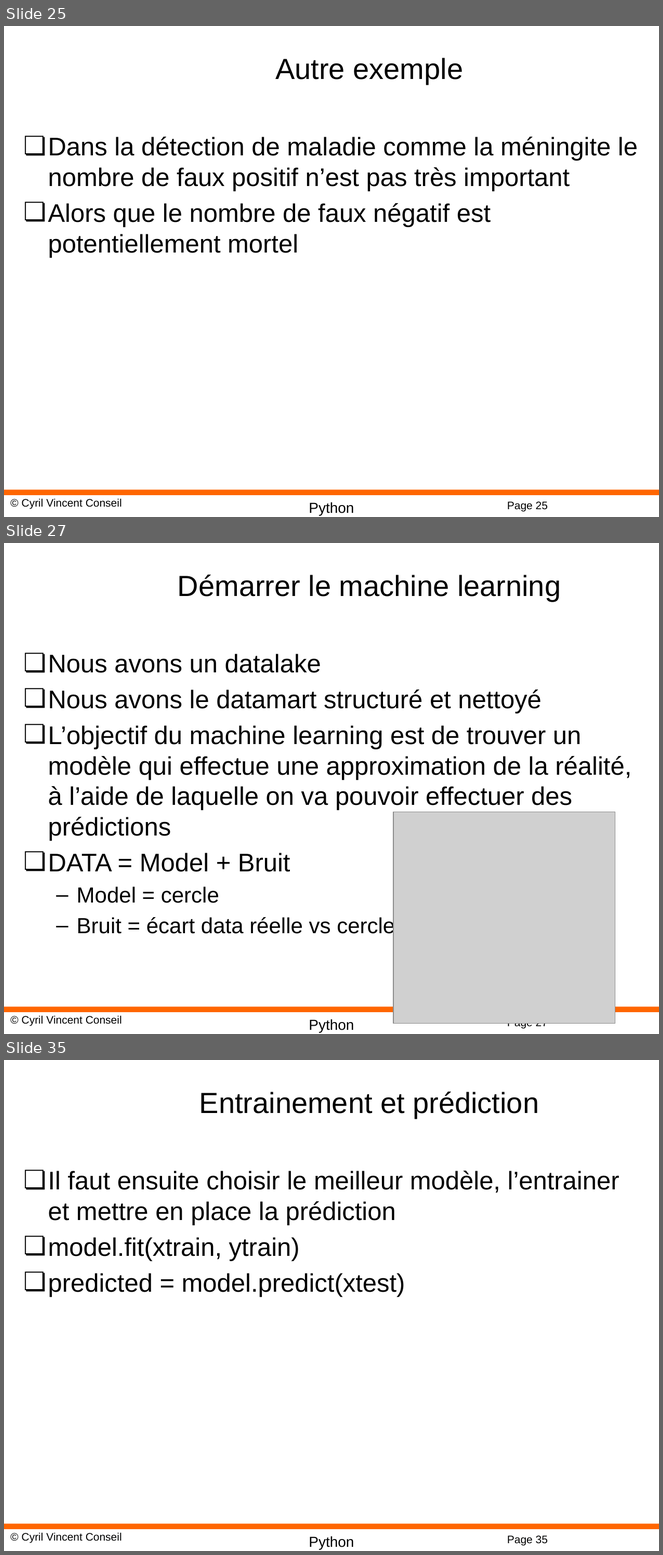
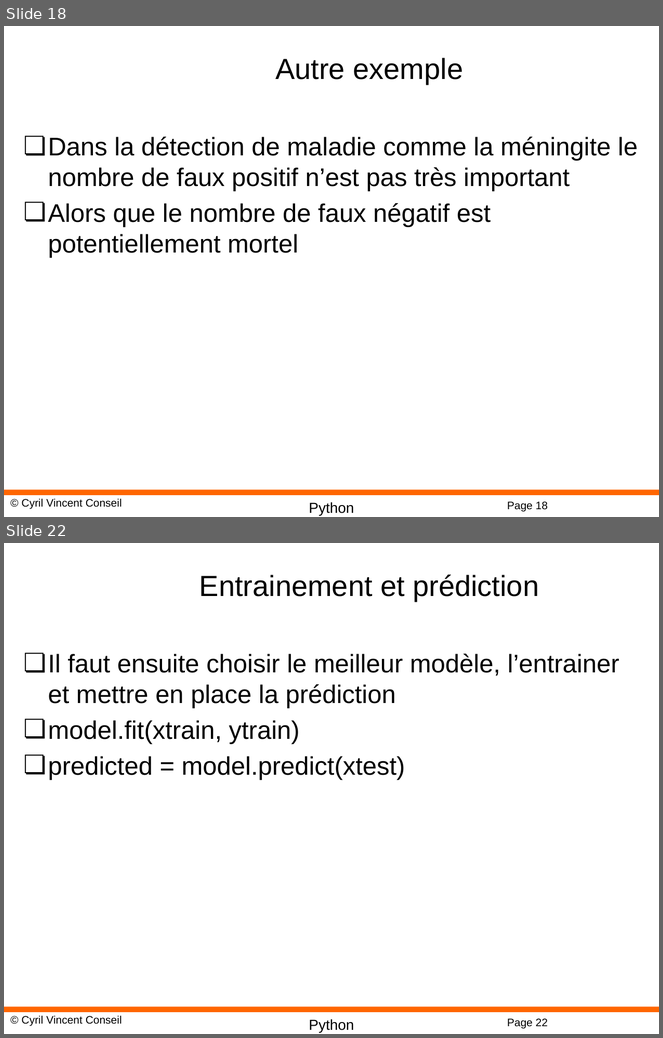
Before and after one commit to cyrilvincent/math, a slide deck: ppt/PythonMath12-ScikitLearn.pptx. Shown one above the other, each under a label of ours: slides 25, 27 and 35 before the commit, slides 18 and 22 after it; the slides between them are not shown. The pictures are 663x1555 and 663x1038 pixels, drawn with LibreOffice and Linux fonts; fonts in the diff are those of the drawing; grey boxes stand for pictures; background and template pictures are left out. Boxes give left, top, right and bottom in pixels: in the first picture for what was removed or moved away, otherwise in the second. Text is boxed around its words. In the diff, an @@ line names an element or a change of style, - is before the commit and + after.

```diff
--- a/ppt/PythonMath12-ScikitLearn.pptx
+++ b/ppt/PythonMath12-ScikitLearn.pptx
@@ slide 27 removed at bbox=[4, 543, 659, 1034], background #FFFFFF; not listed: 4 template elements that a slide beside it also shows @@
@@ title removed at bbox=[178, 574, 561, 602] @@
-Démarrer le machine learning
@@ text removed at bbox=[48, 654, 632, 938] @@
-❏ Nous avons un datalake
-❏ Nous avons le datamart structuré et nettoyé
-❏ L’objectif du machine learning est de trouver un modèle qui effectue une approximation de la réalité, à l’aide de laquelle on va pouvoir effectuer des prédictions
-❏ DATA = Model + Bruit
-  – Model = cercle
-  – Bruit = écart data réelle vs cercle
@@ picture removed at bbox=[393, 812, 616, 1024] @@
@@ what was slide 25 is now slide 18 @@
@@ page number at bbox=[507, 502, 548, 512]: text changed @@
-Page 25
+Page 18
@@ what was slide 35 is now slide 22 @@
@@ page number at bbox=[507, 1019, 548, 1029]: text changed @@
-Page 35
+Page 22
```
Also in this commit, not shown: 1 slide changed, 17 other slides removed, 3 other files.
